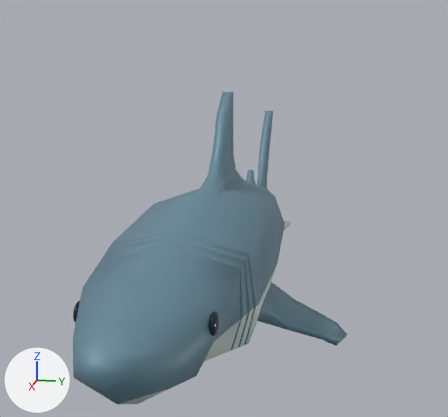
One commit to the Blender file assets/source/atsea-adapted/shark.blend: the scene before it, then after it.
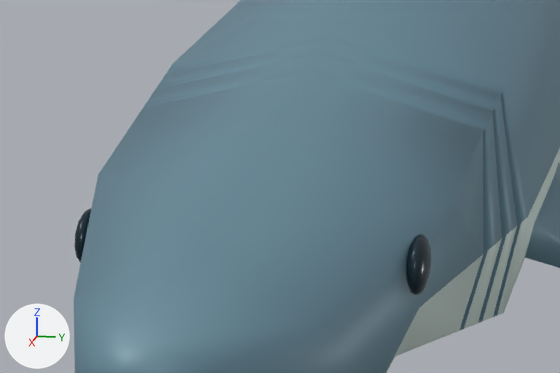
Each version is shown whole from a camera (50 mm lens) standing at (13.84, 2.73, 4.43) and looking at (-0.03, -0.05, 0.96), then close up on the part from 10% to 61% of the width and 52% to 88% of the height. Arrows for +X, +Y and +Z are at lower left; the lights stay in place. The older version's two pictures come first.

In view in the first close-up: 'Eye', 'Shark'.
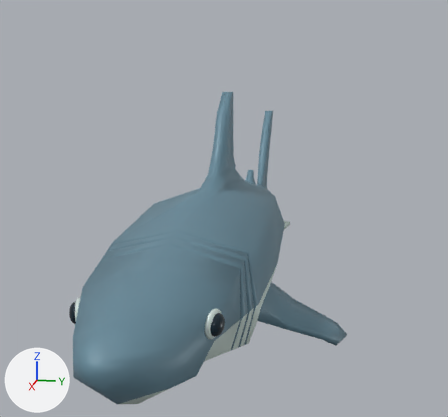
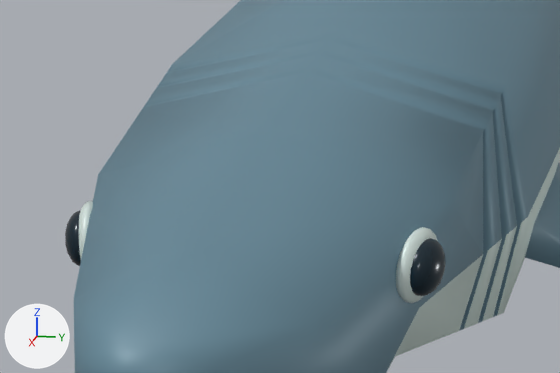
Pixel boxes (x1, y1, x2, y2) of what changed, in the close-ups (560 x 373 px):
'Eye', reshaped, moved, turned: before (75, 208, 432, 295); after (65, 201, 446, 303)
part 1 of me_sphere, added: after (78, 201, 93, 259)
part 2 of me_sphere, added (dark blue): after (65, 210, 81, 266)
part 3 of me_sphere, added: after (396, 227, 438, 303)
part 4 of me_sphere, added: after (410, 238, 446, 296)
part 5 of me_sphere, deleted (dark blue): before (75, 208, 91, 263)
part 6 of me_sphere, deleted: before (406, 234, 432, 295)

The change, as a diff of the scene's bpy script:
```diff
--- a/assets/source/atsea-adapted/shark.blend.py
+++ b/assets/source/atsea-adapted/shark.blend.py
@@ mat_natural_iris_outline @@
+mat_natural_iris_outline = principled_material('Natural iris outline')
+mat_natural_iris_outline.base_color = (0.665, 0.776, 0.738)  # light grey #d5e4df
+mat_natural_iris_outline.metallic = 0.05
+mat_natural_iris_outline.roughness = 0.35
@@ me_sphere @@
 # used by ob_eye; parent = ob_atsea__x_forward; location = (0.0, 0.0, 0.0)
-me_sphere.from_pydata(...)  # 172 vertices, 192 faces; spans x -1.07..1.07, y -6.12..-5.78, z 0.61..0.96
+me_sphere.from_pydata(...)  # 584 vertices, 640 faces; spans x -2.07..0.15, y -0.22..0.79, z -0.22..0.27
+# me_sphere part 1: a new loose piece, a UV sphere (16 segments, 10 rings, poles along z) spanning x -0.08..0.08, y -0.22..0.22, z -0.22..0.22, in mat_natural_iris_outline (light grey #d5e4df)
+# me_sphere part 2: a new loose piece, a UV sphere (16 segments, 10 rings, poles along z) spanning x -0.05..0.15, y -0.17..0.17, z -0.17..0.17, in mat_natural_dark_eyes (dark blue #0d2531)
+# me_sphere part 3: a new loose piece of 146 vertices spanning x -2.04..-1.76, y 0.44..0.79, z -0.16..0.27, in mat_natural_iris_outline (light grey #d5e4df)
+# me_sphere part 4: a new loose piece of 146 vertices spanning x -2.07..-1.81, y 0.5..0.79, z -0.11..0.22, in mat_natural_dark_eyes (dark blue #0d2531)
+# me_sphere part 5: the loose piece of 86 vertices spanning x -1.07..-0.94, y -6.12..-5.78, z 0.61..0.96 is deleted
+# me_sphere part 6: the loose piece of 86 vertices spanning x 0.94..1.07, y -6.12..-5.78, z 0.61..0.96 is deleted
 me_sphere.materials.append(mat_natural_dark_eyes)
+me_sphere.materials.append(mat_natural_iris_outline)  # light grey #d5e4df
@@ ob_eye @@
 ob_eye.parent = ob_atsea__x_forward
-ob_eye.location = (0.0, 0.0, 0.0)
+ob_eye.location = (-0.999, -5.957, 0.788)
+ob_eye.rotation_euler = (-0.163, 0.0258, -2.828)  # degrees (-9.3, 1.5, -162)
```
